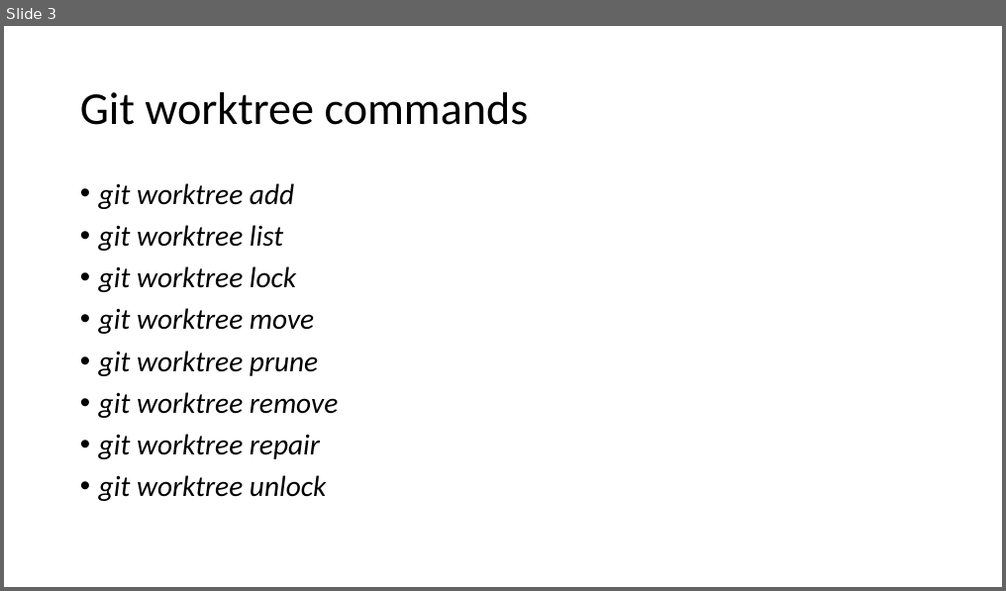
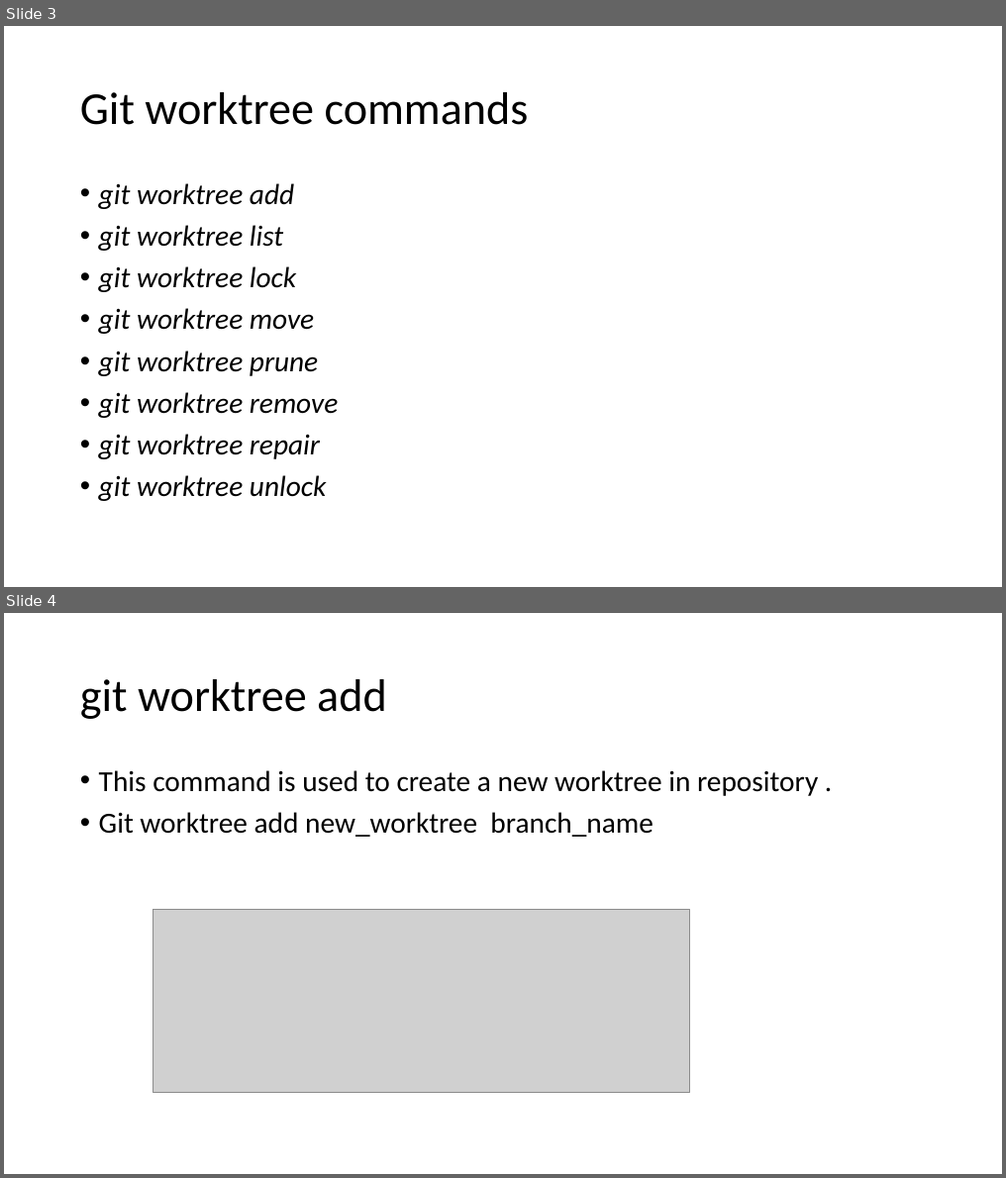
Before and after one commit to Bhavya-verma-knoldus/Git-group-assignment, a slide deck: git_worktree.pptx. Shown one above the other, each under a label of ours: slide 3 before the commit, slides 3 and 4 after it. The pictures are 1006x591 and 1006x1178 pixels, drawn with LibreOffice and Linux fonts; fonts in the diff are those of the drawing; grey boxes stand for pictures. Boxes give left, top, right and bottom in pixels: in the first picture for what was removed or moved away, otherwise in the second. Text is boxed around its words. In the diff, an @@ line names an element or a change of style, - is before the commit and + after.

Commit message:
use of worktree add command by Harshit Gupta

```diff
--- a/git_worktree.pptx
+++ b/git_worktree.pptx
@@ slide 4 added at bbox=[4, 613, 1002, 1174], background #FFFFFF @@
@@ title added at bbox=[80, 679, 387, 719], 44 pt, text #000000 @@
+git worktree add
@@ text added at bbox=[99, 770, 818, 837], 28 pt, text #000000 @@
+• This command is used to create a new worktree in repository .
+• Git worktree add new_worktree branch_name
@@ picture added at bbox=[152, 909, 689, 1093] @@
```
Also in this commit, not shown: 1 other slide added.
